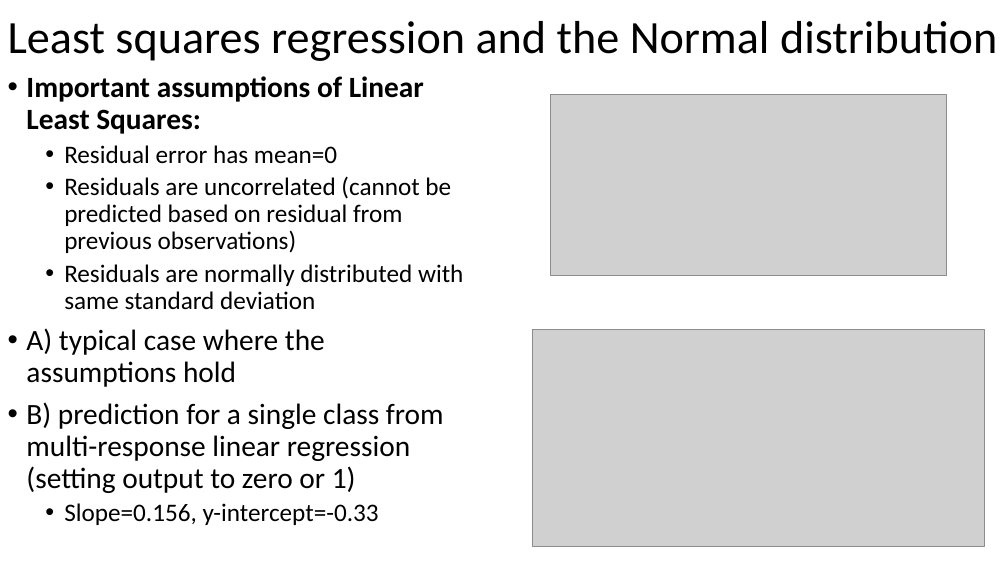
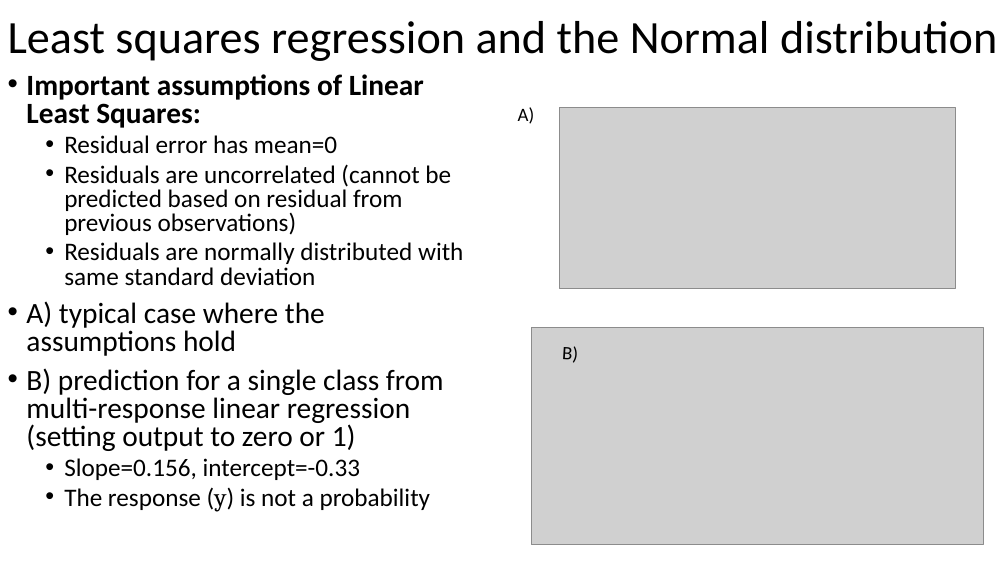
Before and after one commit to russellu/cs405, a slide deck: slide 6 of Lecture_08.pptx. Drawn at 1008x567 pixels with LibreOffice and Linux fonts; fonts in the diff are those of the drawing; grey boxes stand for pictures. Boxes give left, top, right and bottom in pixels: in the first picture for what was removed or moved away, otherwise in the second. Text is boxed around its words. In the diff, an @@ line names an element or a change of style, - is before the commit and + after.

```diff
--- a/Lecture_08.pptx
+++ b/Lecture_08.pptx
@@ text at box(26, 74, 463, 451): line spacing 0.9 to 0.8 @@
@@ text added at box(518, 107, 535, 124), 18 pt, text #000000 @@
+A)
@@ picture: place and size @@
-picture at box(551, 95, 947, 276)
+picture at box(559, 107, 955, 289)
@@ text added at box(562, 346, 578, 363), 18 pt, text #000000 @@
+B)
@@ text at box(64, 458, 431, 512): text changed @@
-  • Slope=0.156, y-intercept=-0.33
+  • Slope=0.156, intercept=-0.33
+  • The response (y) is not a probability
```
Also in this commit, not shown: 8 other slides changed, 3 slides added, 1 slide removed.
